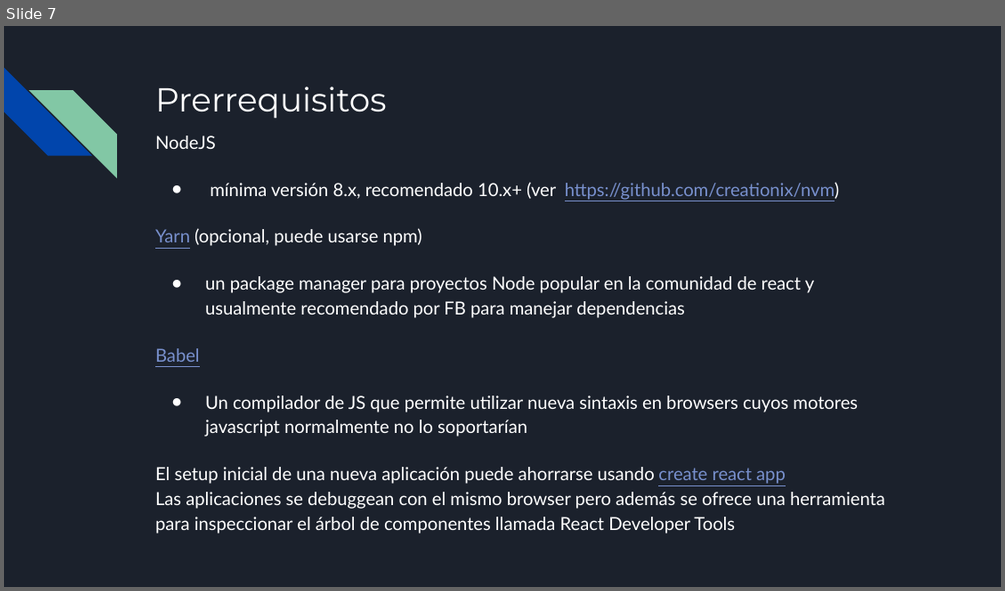
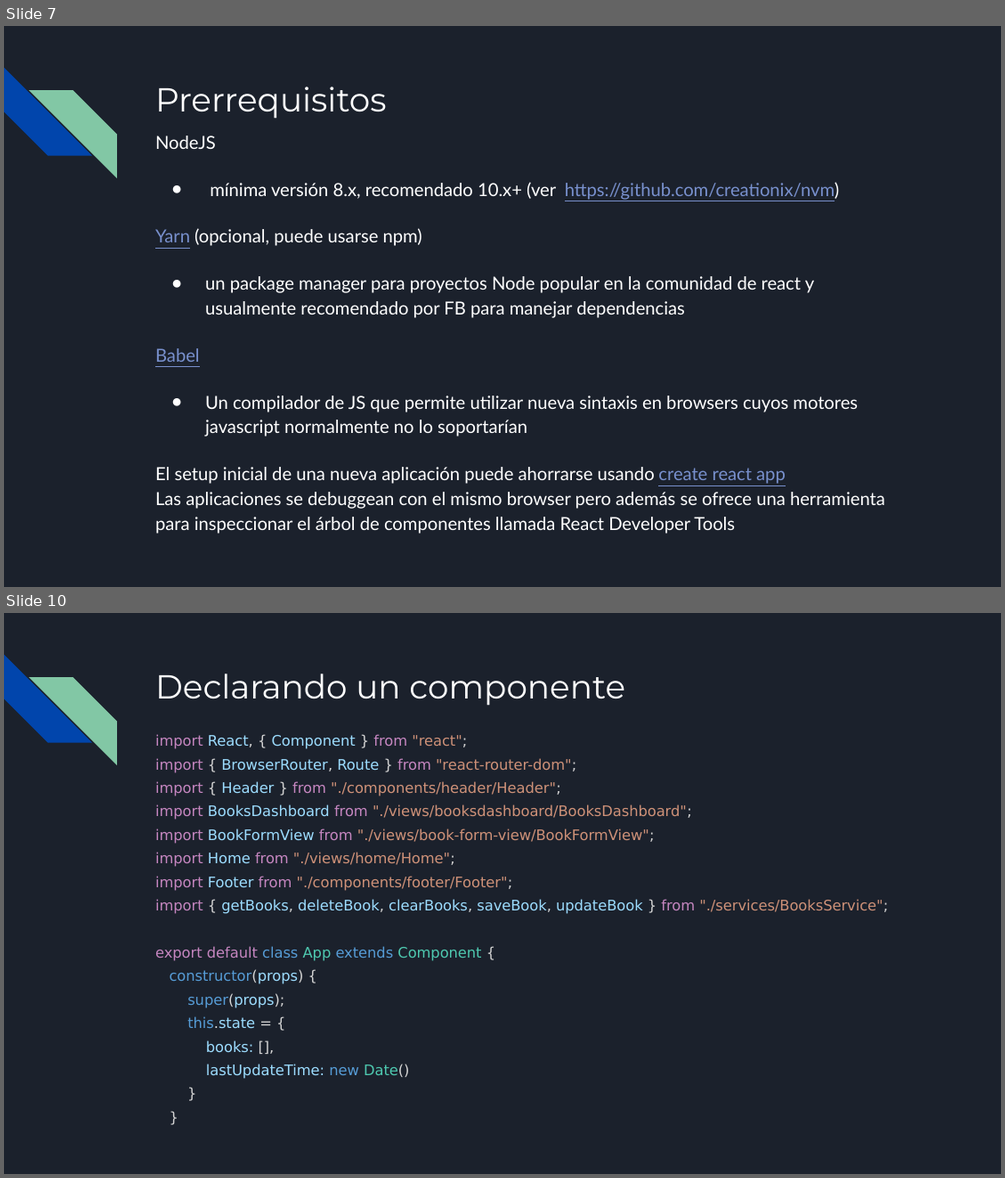
Before and after one commit to francisco-pinchentti/react-basics, a slide deck: docs/React I.odp. Shown one above the other, each under a label of ours: slide 7 before the commit, slides 7 and 10 after it; the slides between them are not shown. The pictures are 1005x591 and 1005x1178 pixels, drawn with LibreOffice and Linux fonts; fonts in the diff are those of the drawing. Boxes give left, top, right and bottom in pixels: in the first picture for what was removed or moved away, otherwise in the second. Text is boxed around its words. In the diff, an @@ line names an element or a change of style, - is before the commit and + after.

Commit message:
added loadSampleData service method. udpated docs.

```diff
--- a/docs/React I.odp
+++ b/docs/React I.odp
@@ slide 10 added at box(4, 613, 1001, 1174), background #1B212C; not listed: 2 template elements that a slide beside it also shows @@
@@ title added at box(155, 674, 625, 706), 24 pt, text #FFFFFF @@
+Declarando un componente
@@ text added at box(155, 734, 888, 1078), 10.5 pt, text #CE9178 @@
+import React, { Component } from "react";
+import { BrowserRouter, Route } from "react-router-dom";
+import { Header } from "./components/header/Header";
+import BooksDashboard from "./views/booksdashboard/BooksDashboard";
+import BookFormView from "./views/book-form-view/BookFormView";
+import Home from "./views/home/Home";
+import Footer from "./components/footer/Footer";
+import { getBooks, deleteBook, clearBooks, saveBook, updateBook } from "./services/BooksService";
+export default class App extends Component {
+constructor(props) {
+super(props);
+this.state = {
+books: [],
+lastUpdateTime: new Date()
+}
+}
```
Also in this commit, not shown: 6 slides changed, 4 other slides added, 1 slide removed, 10 other files.
